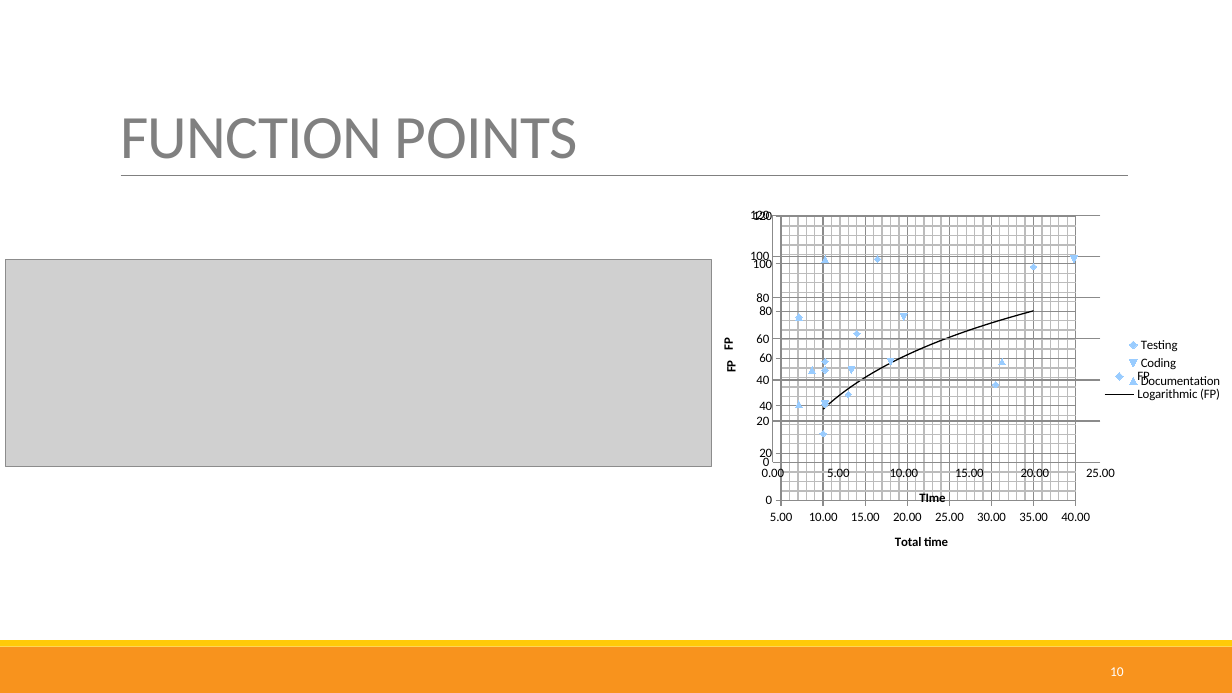
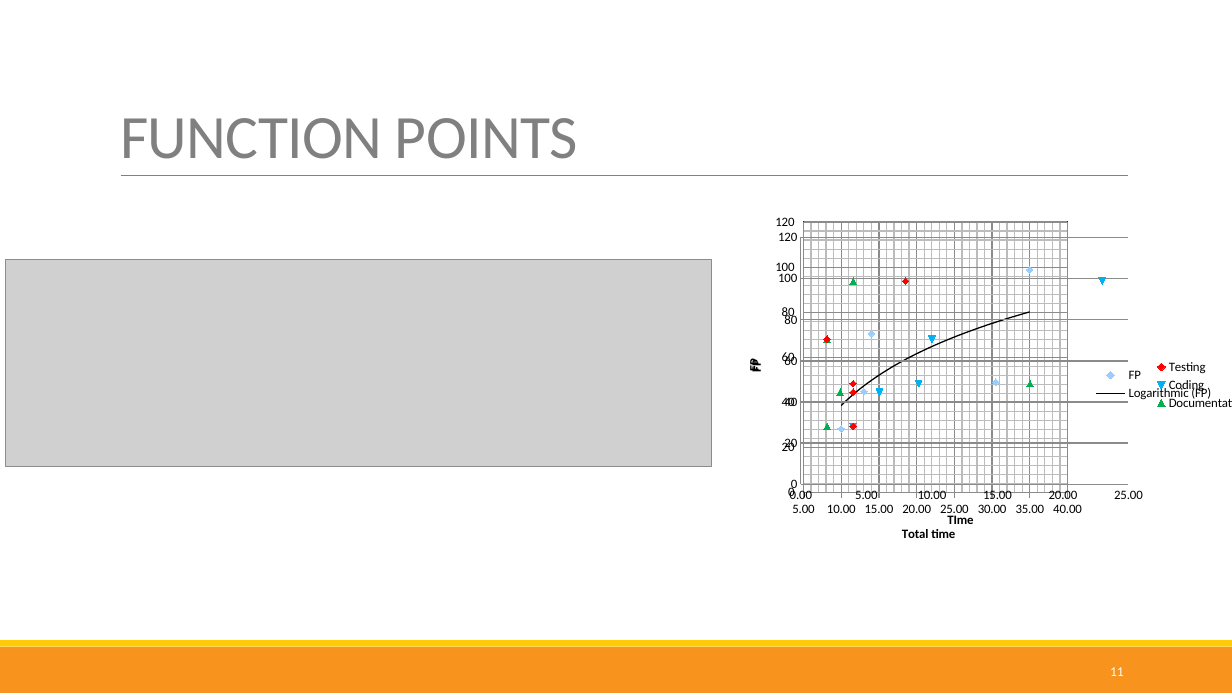
Before and after one commit to nappydevelopment/Nappy-the-ingenious-docs, a slide deck: slide 11 of presentation/Final/Final.pptx (slide 10 before the commit). Drawn at 1232x693 pixels with LibreOffice and Linux fonts; fonts in the diff are those of the drawing; grey boxes stand for pictures. Boxes give left, top, right and bottom in pixels: in the first picture for what was removed or moved away, otherwise in the second. Text is boxed around its words. In the diff, an @@ line names an element or a change of style, - is before the commit and + after.

```diff
--- a/presentation/Final/Final.pptx
+++ b/presentation/Final/Final.pptx
@@ scatter chart at (727,208,1224,561) @@
@@ value axis changed @@
@@ background changed @@
@@ scatter chart: place and size @@
-scatter chart at (704,202,1232,569)
+scatter chart at (727,208,1224,561)
@@ scatter chart at (729,224,1232,546) @@
@@ colour of Testing #F8931D to #FF0000 @@
@@ colour of Coding #CE8D3E to #00B0F0 @@
@@ colour of Documentation #EC7016 to #00B050 @@
@@ scatter chart: place and size @@
-scatter chart at (701,201,1232,524)
+scatter chart at (729,224,1232,546)
@@ page number at (1110,667,1124,676): text changed @@
-10
+11
```
Also in this commit, not shown: 6 other slides changed, 6 slides added, 4 slides removed, 3 other files.
